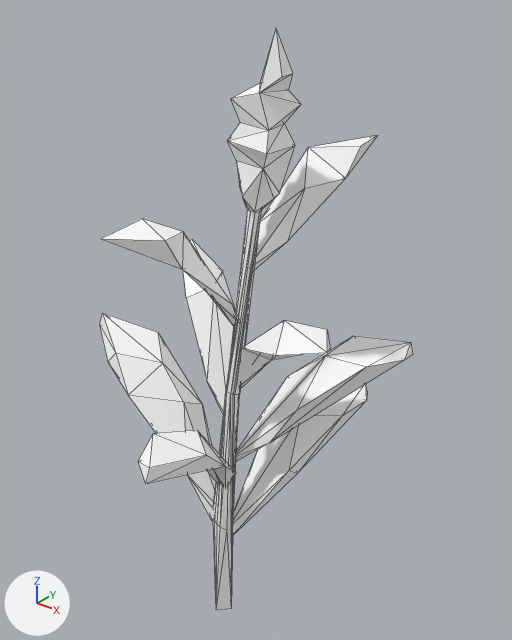
An edit to the glTF model public/siege/scifi/nature_SM_Plant_Flowers_01.gltf, drawn before and after from the same camera.
Camera for both pictures: a 50 mm lens placed at (0.901, -0.991, 1.38), pointed at (0.03, 0.098, 0.705). Lighting does not change. The marker at lower left points along +X, +Y and +Z. The first picture is the older version. Mesh edges are drawn as thin lines. Where no turn or scale is listed for an object, it has been applied to the vertices.

In view in the first picture: 'SM_Plant_Flowers_01'.
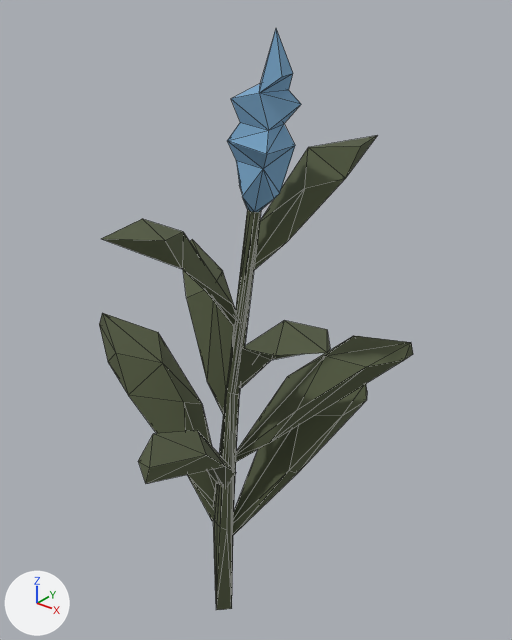
Location of each change, (x1, y1, x2, y2) in pixels of the pictures (512 x 640 px):
'SM_Plant_Flowers_01', surface changed (white to green): (99, 29, 413, 610) in both

The change, as a list of edits to the scene's bpy script:
```text
Add img_polygonnature_04:
    img_polygonnature_04 = load_image('PolygonNature_04', 'PolygonNature_04.webp', 512, 512, 'sRGB')
Change mat_lambert2:
    add n3 = _N.new('ShaderNodeMix'); n3.name = 'Mix'
    add n3.data_type = 'RGBA'
    add n3.blend_type = 'MULTIPLY'
    add n3.inputs[0].default_value = 1.0  # 'Factor'
    add n4 = _N.new('ShaderNodeTexImage'); n4.name = 'Image Texture'
    add n4.image = img_polygonnature_04
    where n2 = _N.new('ShaderNodeVertexColor'); n2.name = 'Color Attribute'
    where n0 = _N.new('ShaderNodeBsdfPrincipled'); n0.name = 'Principled BSDF'
    remove _L.new(n2.outputs[0], n0.inputs[0])  # 'Color' to 'Base Color'
    add _L.new(n3.outputs[2], n0.inputs[0])  # 'Result' to 'Base Color'
    add _L.new(n2.outputs[0], n3.inputs[7])  # 'Color' to 'B'
    add _L.new(n4.outputs[0], n3.inputs[6])  # 'Color' to 'A'
```
